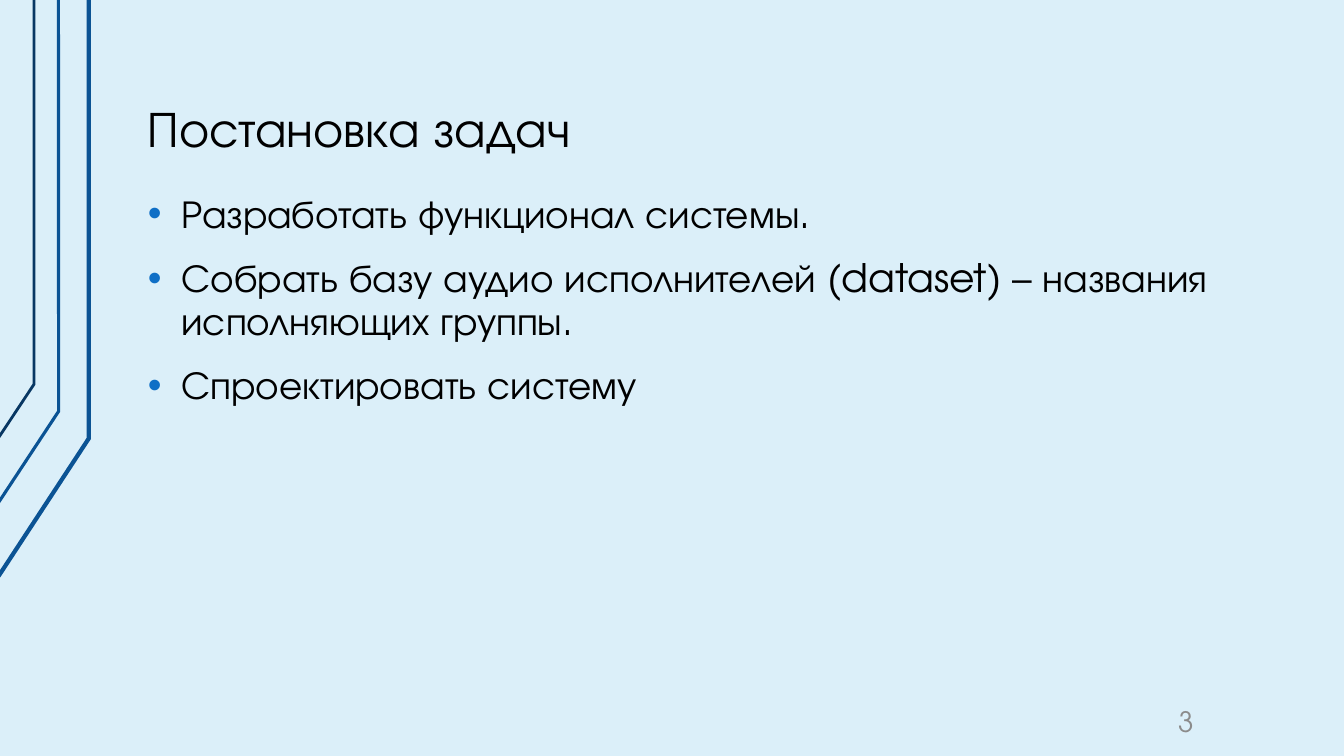
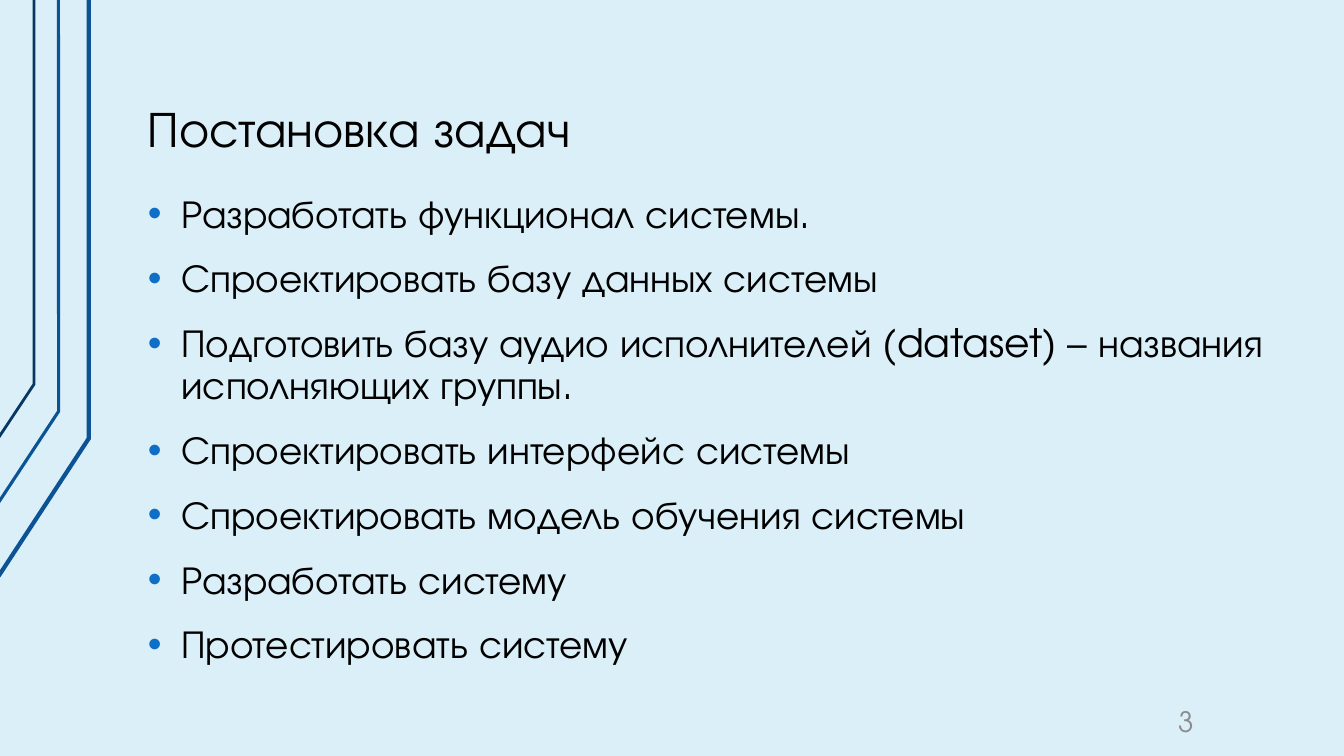
Before and after one commit to Zahar4506/PycharmProjects, a slide deck: slide 3 of pythonParser/Захаров 1541б Предзащита.pptx. Drawn at 1344x756 pixels with LibreOffice and Linux fonts; fonts in the diff are those of the drawing. Boxes give left, top, right and bottom in pixels: in the first picture for what was removed or moved away, otherwise in the second. Text is boxed around its words. In the diff, an @@ line names an element or a change of style, - is before the commit and + after.

```diff
--- a/pythonParser/Захаров 1541б Предзащита.pptx
+++ b/pythonParser/Захаров 1541б Предзащита.pptx
@@ text at <box>181,265,1262,665</box>: text changed @@
-• Собрать базу аудио исполнителей (dataset) – названия исполняющих группы.
-• Спроектировать систему
+• Спроектировать базу данных системы
+• Подготовить базу аудио исполнителей (dataset) – названия исполняющих группы.
+• Спроектировать интерфейс системы
+• Спроектировать модель обучения системы
+• Разработать систему
+• Протестировать систему
```
Also in this commit, not shown: 5 other slides changed, 2 slides added, 2 slides removed.
